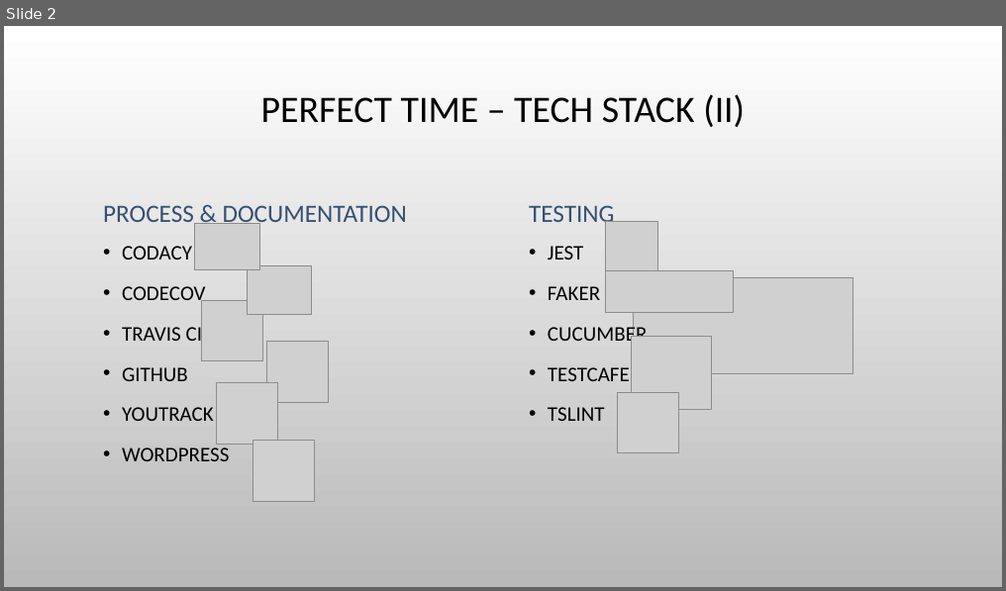
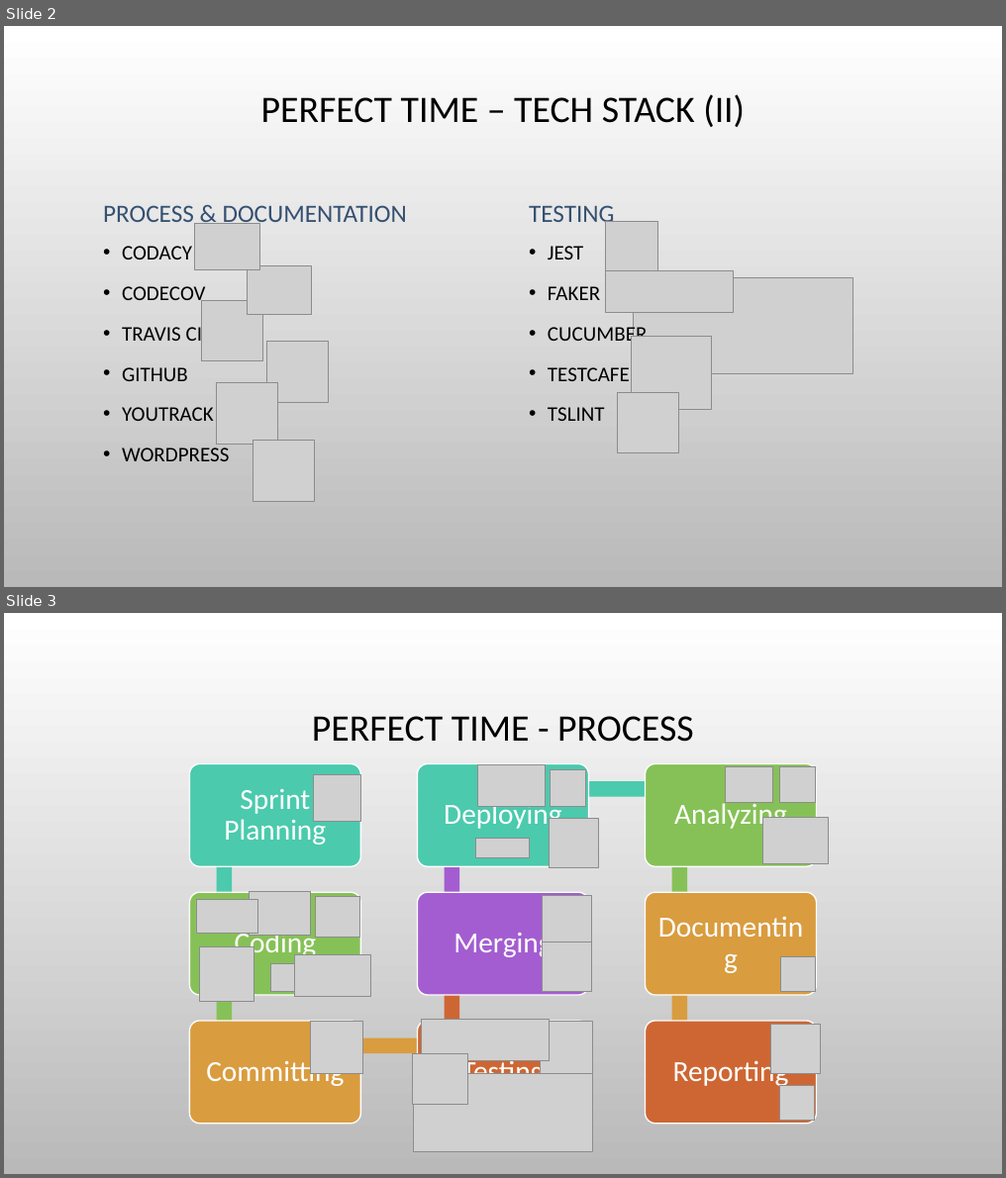
Before and after one commit to Tallround3r/PerfectTime, a slide deck: documentation/FinalHandin/TechStack.pptx. Shown one above the other, each under a label of ours: slide 2 before the commit, slides 2 and 3 after it. The pictures are 1006x591 and 1006x1178 pixels, drawn with LibreOffice and Linux fonts; fonts in the diff are those of the drawing; grey boxes stand for pictures; background and template pictures are left out. Boxes give left, top, right and bottom in pixels: in the first picture for what was removed or moved away, otherwise in the second. Text is boxed around its words. In the diff, an @@ line names an element or a change of style, - is before the commit and + after.

Commit message:
Updated Tech Stack with Process view

```diff
--- a/documentation/FinalHandin/TechStack.pptx
+++ b/documentation/FinalHandin/TechStack.pptx
@@ slide 3 added at [4, 613, 1002, 1174], background picture (left out) @@
@@ title added at [312, 716, 694, 742], 36 pt, text #000000 @@
+PERFECT TIME - PROCESS
@@ picture added at [314, 774, 361, 822] @@
@@ picture added at [477, 765, 545, 806] @@
@@ picture added at [549, 770, 586, 806] @@
@@ picture added at [726, 767, 773, 802] @@
@@ picture added at [780, 767, 816, 802] @@
@@ picture added at [549, 819, 598, 868] @@
@@ picture added at [763, 817, 829, 863] @@
@@ picture added at [475, 839, 530, 858] @@
@@ picture added at [196, 900, 257, 934] @@
@@ picture added at [249, 891, 310, 935] @@
@@ picture added at [316, 897, 359, 937] @@
@@ picture added at [542, 895, 591, 945] @@
@@ picture added at [199, 948, 254, 1002] @@
@@ picture added at [271, 964, 299, 992] @@
@@ picture added at [295, 956, 371, 995] @@
@@ picture added at [543, 943, 591, 992] @@
@@ picture added at [780, 958, 815, 992] @@
@@ picture added at [310, 1022, 362, 1074] @@
@@ picture added at [421, 1020, 549, 1061] @@
@@ picture added at [540, 1022, 592, 1074] @@
@@ picture added at [771, 1024, 821, 1073] @@
@@ picture added at [413, 1054, 468, 1105] @@
@@ group added at [190, 764, 817, 1124]: 9 rounded rectangles, 9 texts, 8 rectangles @@
+Sprint Planning
+Coding
+Committing
+Testing
+Merging
+Deploying
+Analyzing
+Documenting
+Reporting
@@ picture added at [413, 1074, 592, 1152] @@
@@ picture added at [780, 1086, 815, 1121] @@
```
